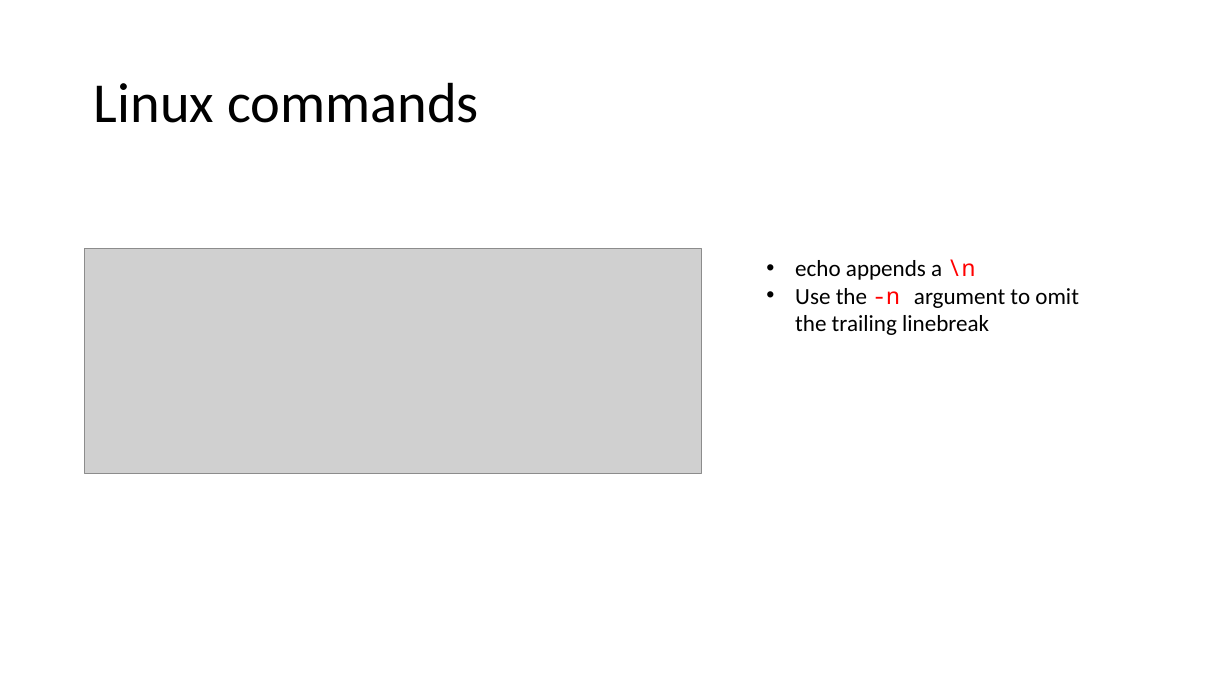
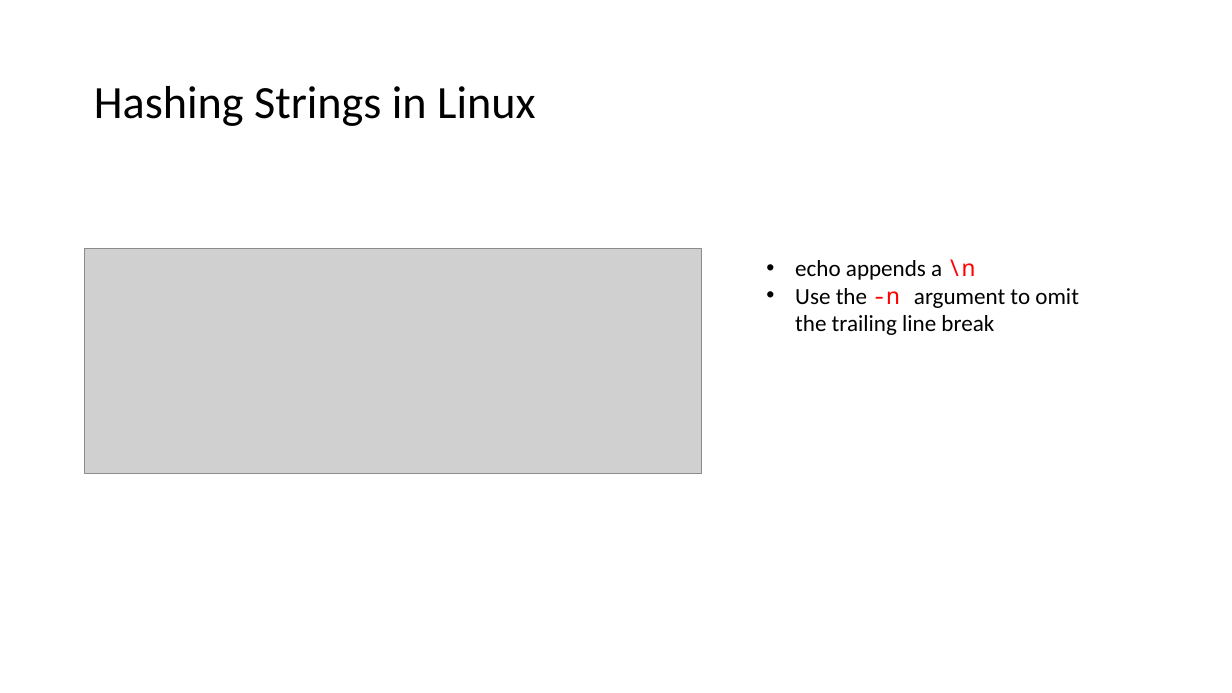
Before and after one commit to frankwxu/Digital-Forensics-Basic-Book, a slide deck: slide 35 of PPTs/Ch2_Number_Systems_for_Digital_Forensics.pptx. Drawn at 1232x693 pixels with LibreOffice and Linux fonts; fonts in the diff are those of the drawing; grey boxes stand for pictures; background and template pictures are left out. Boxes give left, top, right and bottom in pixels: in the first picture for what was removed or moved away, otherwise in the second. Text is boxed around its words. In the diff, an @@ line names an element or a change of style, - is before the commit and + after.

```diff
--- a/PPTs/Ch2_Number_Systems_for_Digital_Forensics.pptx
+++ b/PPTs/Ch2_Number_Systems_for_Digital_Forensics.pptx
@@ title at <box>94,86,535,126</box>: text changed; size 44 to 36 pt @@
-Linux commands
+Hashing Strings in Linux
@@ text at <box>795,288,1079,335</box>: spaces changed @@
-• Use the -n argument to omit the trailing linebreak
+• Use the -n argument to omit the trailing line break
```
Also in this commit, not shown: 35 other slides changed, 5 slides added, 4 slides removed.
